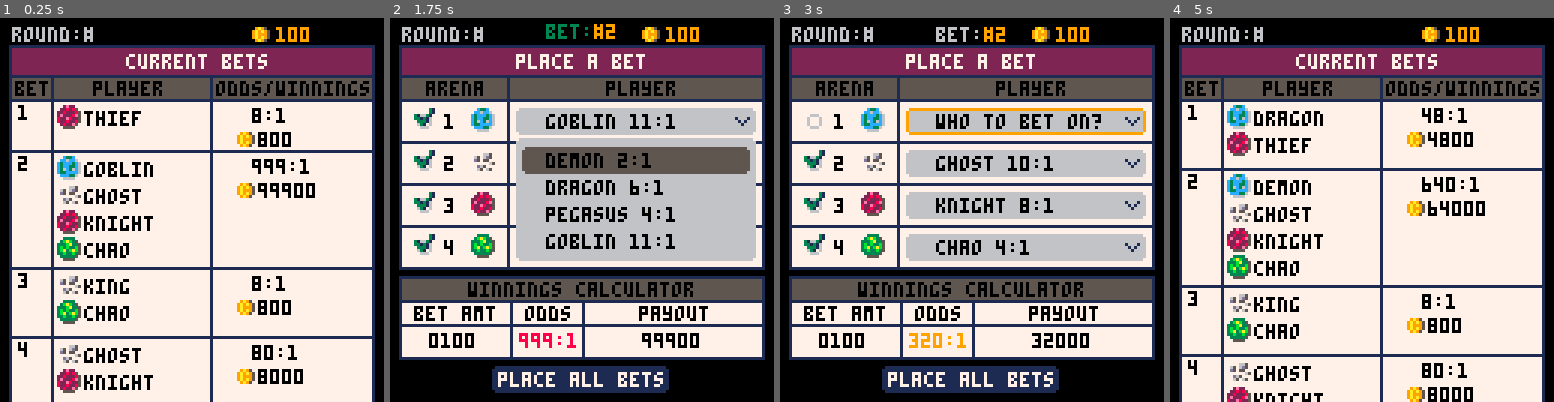
Above: before the commit, frames 1-4 (left to right).
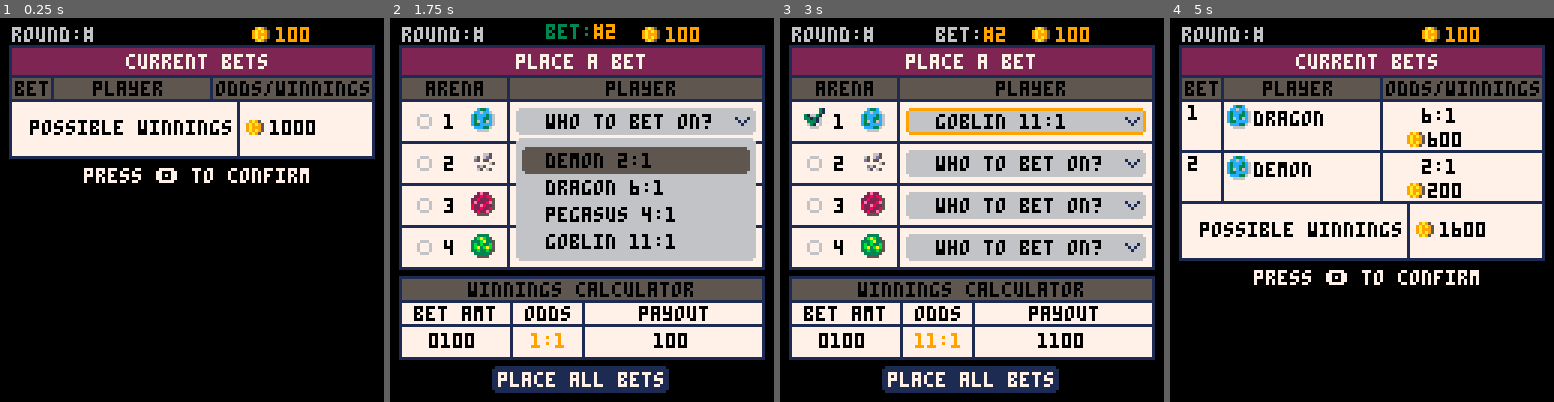
Above: after the commit, the same moments.

Repository: suspicious-smoke/club-bets-pico8
Game: PICO-8 cartridge club-bets.p8
Same seed, same stepped clock (60 frames per second), same inputs: the game is played once before the commit and once after it.
Inputs:
- Up to frame 1 (0.25 s): no input
- Up to frame 2 (1.75 s): tap X (X key) at 0.33, 1.07 s; tap O (Z key) at 0.7, 1.7 s; hold Right from 1.6 s (still down)
- Up to frame 3 (3 s): tap X (X key) at 1.85, 2.97 s; release Right at 2.1 s; tap O (Z key) at 2.1, 2.5, 2.9 s; hold Up 2.15-2.42 s; hold Right from 2.47 s (still down)
- Up to frame 4 (5 s): release Right at 3.03 s; hold Left 3.08-3.58 s; tap O (Z key) every 0.4 s from 3.3 to 4.9 s; hold Down 3.63-3.97 s; hold Right 4.02-4.68 s; tap X (X key) at 4.08 s; hold Up from 4.73 s (still down)

The runs differ from the first frame. In frame 1, 60% of the frame differs, in the area x 2-98%, y 21-100%; in frame 2, 1.5%; in frame 3, 3.1%; in frame 4, 40%.

Commit message:
confirm page work

Diff:
--- a/club-bets.p8
+++ b/club-bets.p8
@@ -65,7 +65,7 @@
 	_upd=blank
 	_drw=blank
 	fill_arenas()
-	dummy_bets()
+	--dummy_bets()
 
 	--init_quickbetpage()
 	--init_ticket()
@@ -305,9 +305,10 @@
 			scroller=min(scroller+7,max_scroll)
 		elseif btn(⬆️) then
 			scroller=max(scroller-7,0)
-		elseif btnp(❎) then
-			init_betpage()
-		end
+		end
+	end
+	if btnp(❎) then
+		init_betpage()
 	end
 end
 
